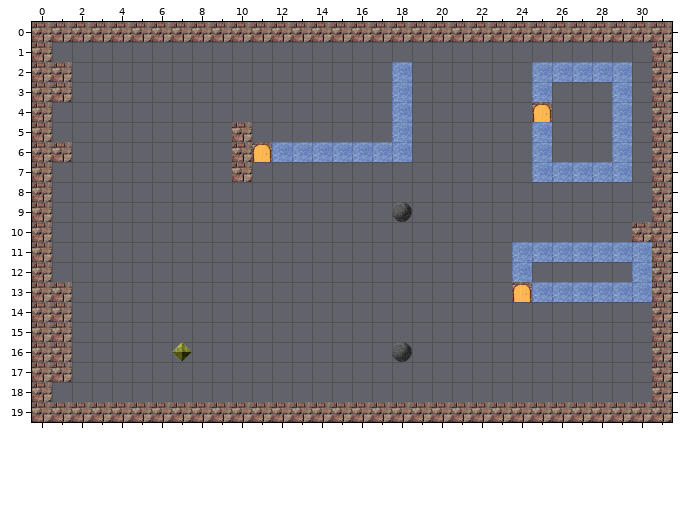
An edit to a level. Tiled map, Aaargh/assets/level/level.tmx. The picture above was drawn from the file before the commit.
Cells are 32x32 px. Shown: x 0..31, y 0..19.
And afterwards:
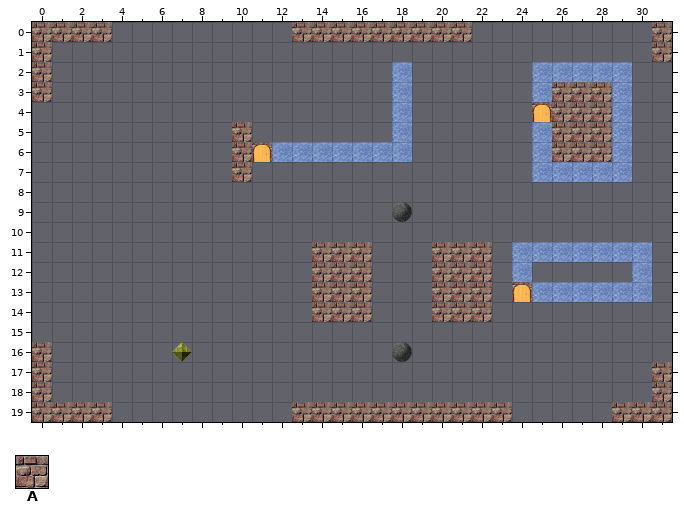
Key: from "tiles": A 0.
_ is an empty cell.
Tiles replaced or removed in this view: A.
Difference:
Changed rows in their new state; . is an unchanged cell.
Layer "Tile Layer 1":
first column x 0:
 0 ...._________........._________.
 2 ._............................._
 3 ._........................AAA.._
 4 _.........................AAA.._
 5 _.........................AAA.._
 6 __........................AAA.._
 7 _.............................._
 8 _.............................._
 9 _.............................._
10 _.............................__
11 _.............AAA...AAA........_
12 _.............AAA...AAA........_
13 __............AAA...AAA........_
14 __............AAA...AAA........_
15 __............................._
16 ._............................._
17 ._..............................
19 ...._________..........._____...
